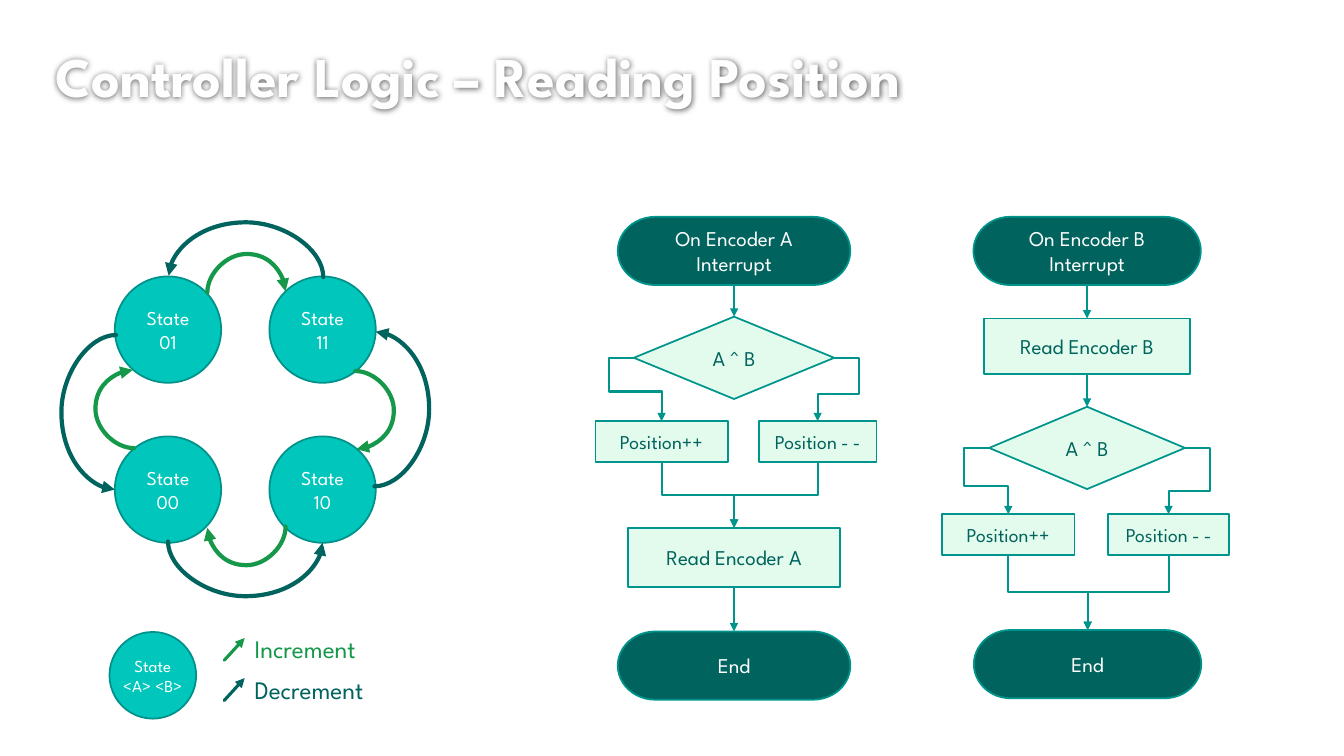
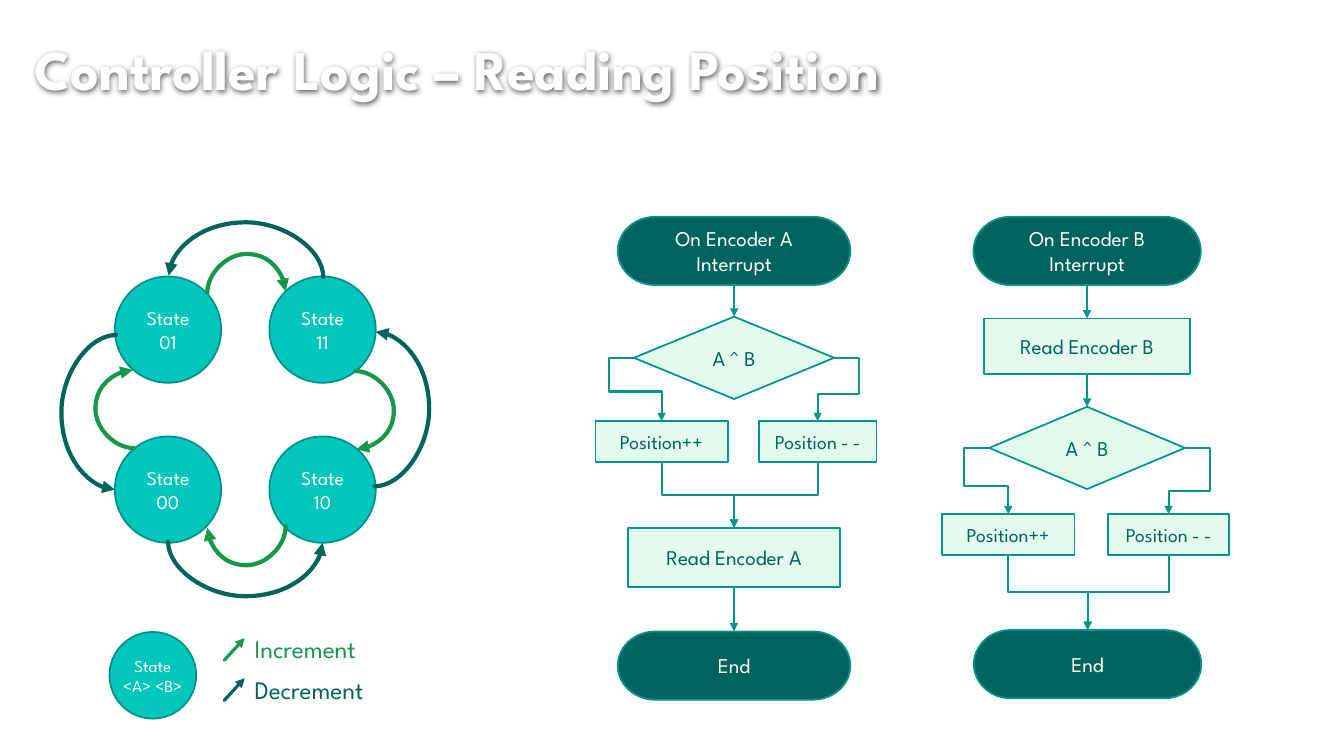
Before and after one commit to lcall3/Controller, a slide deck: slide 8 of doc/report/demo2.pptx (slide 11 before the commit). Drawn at 1344x756 pixels with LibreOffice and Linux fonts; fonts in the diff are those of the drawing; background and template pictures are left out. Boxes give left, top, right and bottom in pixels: in the first picture for what was removed or moved away, otherwise in the second. Text is boxed around its words. In the diff, an @@ line names an element or a change of style, - is before the commit and + after.

```diff
--- a/doc/report/demo2.pptx
+++ b/doc/report/demo2.pptx
@@ title "Controller Logic – Reading Position": place and size @@
-title "Controller Logic – Reading Position" at box(56, 58, 900, 112)
+title "Controller Logic – Reading Position" at box(35, 52, 879, 106)
```
Also in this commit, not shown: 6 other slides changed, 4 slides added, 6 slides removed, 5 other files.
